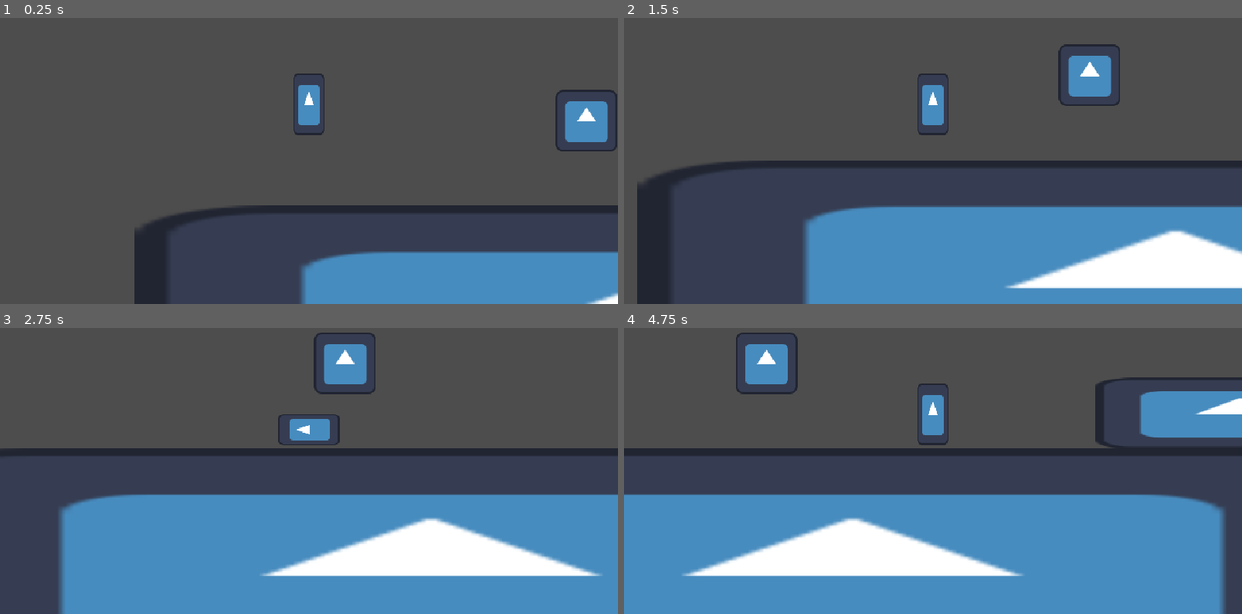
Above: before the commit, frames 1-4 (two rows, left to right).
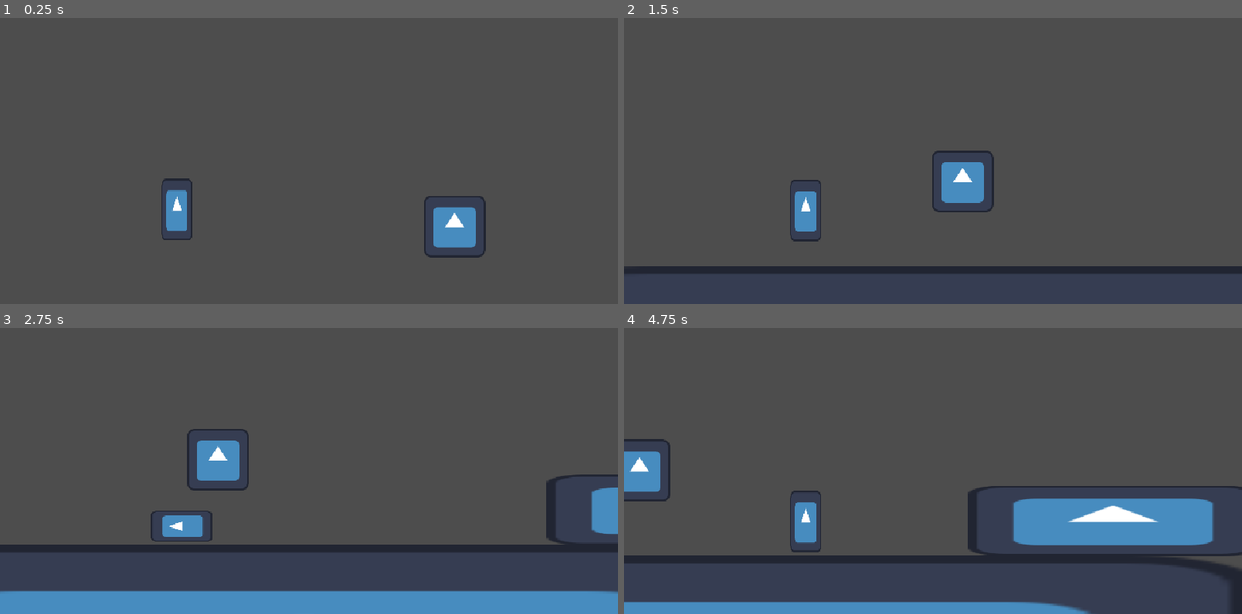
Above: after the commit, the same moments.

Repository: AlfredoCamarena/Protocolo-Ocaso
Game: Godot game, scene res://main/main.tscn
Two runs of this game, one before a commit and one after it. Both use one fixed random seed, a clock stepped at 60 frames per second and the inputs below. The engine's default icon, where the game draws it, is replaced by a stand-in: a white triangle on a blue panel in a dark square.
Inputs:
- Up to frame 1 (0.25 s): no input
- Up to frame 2 (1.5 s): tap Enter at 0.5 s; hold S (slide) 0.53-1.28 s; tap Space (jump) at 0.77 s; tap S (slide) at 1.35 s
- Up to frame 3 (2.75 s): tap Space (jump) at 1.52 s; hold S (slide) from 2.03 s (still down)
- Up to frame 4 (4.75 s): release S (slide) at 2.78 s; tap S (slide) at 2.85, 4.35 s; tap Space (jump) at 3.02, 3.77, 4.52 s; hold S (slide) 3.53-4.28 s

The runs differ from the first frame. In frame 1, 17% of the frame differs, in the area x 21-100%, y 19-100%; in frame 2, 33%; in frame 3, 37%; in frame 4, 42%, in the area x 0-100%, y 1-100%.

Commit message:
Ajusta movimiento de la camara

Diff:
--- a/player/player.tscn
+++ b/player/player.tscn
@@ -36,8 +36,9 @@
 offset = Vector2(0, -64)
 
 [node name="Camera2D" type="Camera2D" parent="."]
+offset = Vector2(300, -200)
 zoom = Vector2(0.5, 0.5)
-limit_smoothed = true
+position_smoothing_enabled = true
 
 [node name="RayCastWallHigh" type="RayCast2D" parent="."]
 position = Vector2(11, -65)
